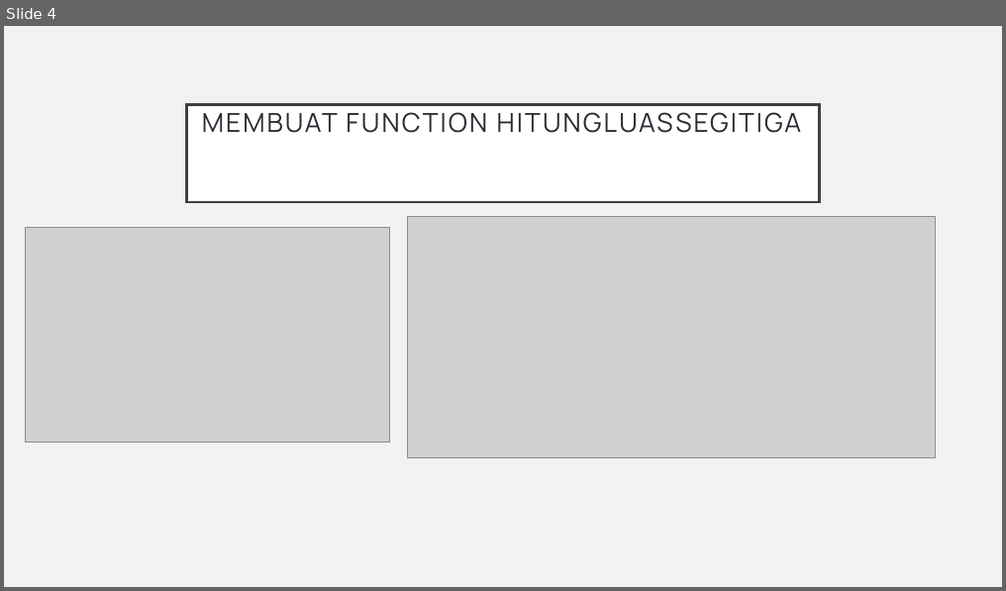
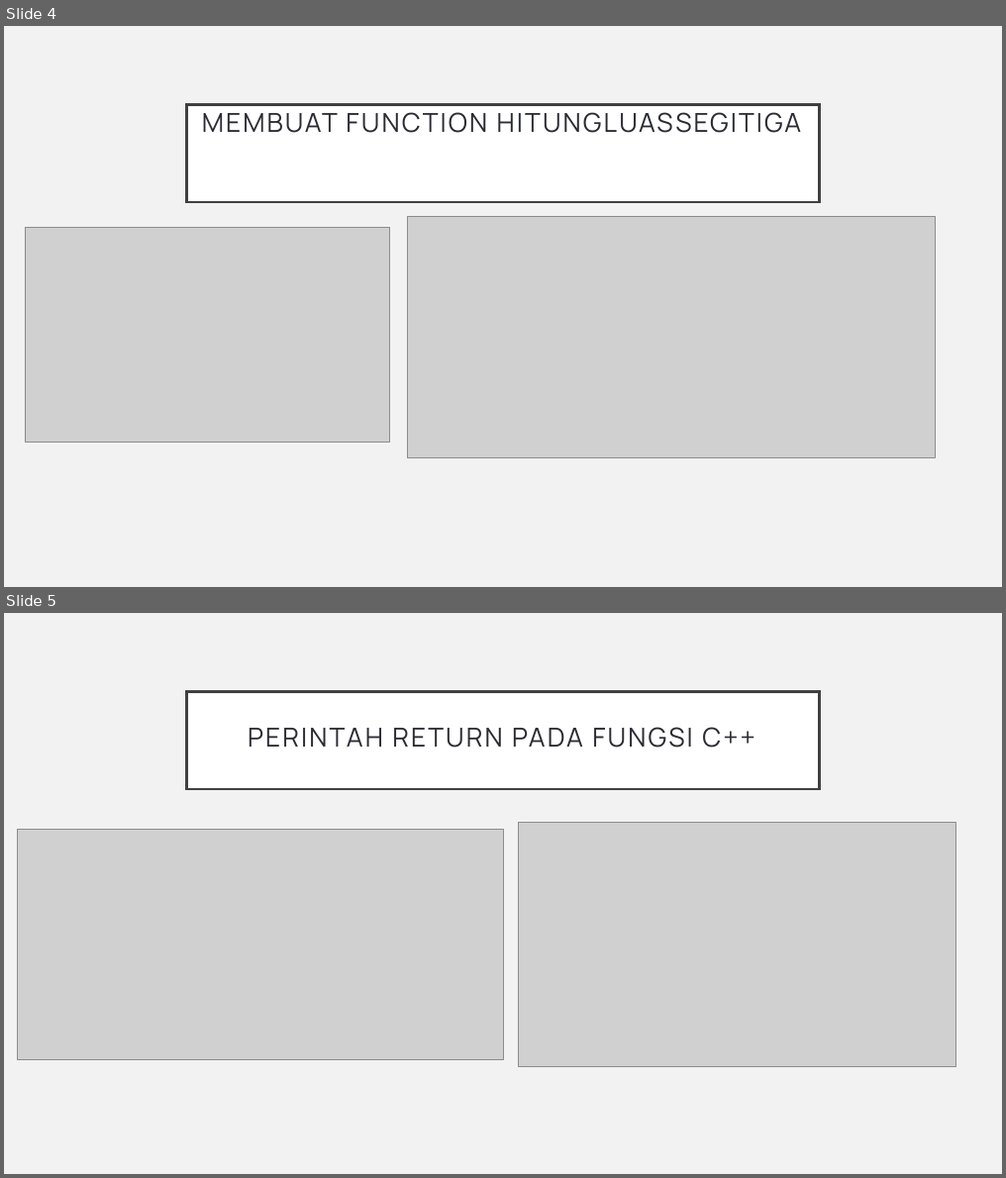
Before and after one commit to adithairun/materi-cpp, a slide deck: dunia ilkom/fungsi/2 Pengertian Parameter dan Argumen Fungsi C++.pptx. Shown one above the other, each under a label of ours: slide 4 before the commit, slides 4 and 5 after it. The pictures are 1006x591 and 1006x1178 pixels, drawn with LibreOffice and Linux fonts; fonts in the diff are those of the drawing; grey boxes stand for pictures. Boxes give left, top, right and bottom in pixels: in the first picture for what was removed or moved away, otherwise in the second. Text is boxed around its words. In the diff, an @@ line names an element or a change of style, - is before the commit and + after.

Commit message:
edit materi fungsi

```diff
--- a/dunia ilkom/fungsi/2 Pengertian Parameter dan Argumen Fungsi C++.pptx
+++ b/dunia ilkom/fungsi/2 Pengertian Parameter dan Argumen Fungsi C++.pptx
@@ slide 5 added at [4,613,1002,1174], background #F2F2F2 @@
@@ title added at [187,691,819,789], fill #FFFFFF, outline #404040 2.5 pt, 25.2 pt, text #2B2C33 @@
+PERINTAH RETURN PADA FUNGSI C++
@@ picture added at [18,829,503,1059] @@
@@ picture added at [519,823,956,1066] @@
```
Also in this commit, not shown: 1 other file.
